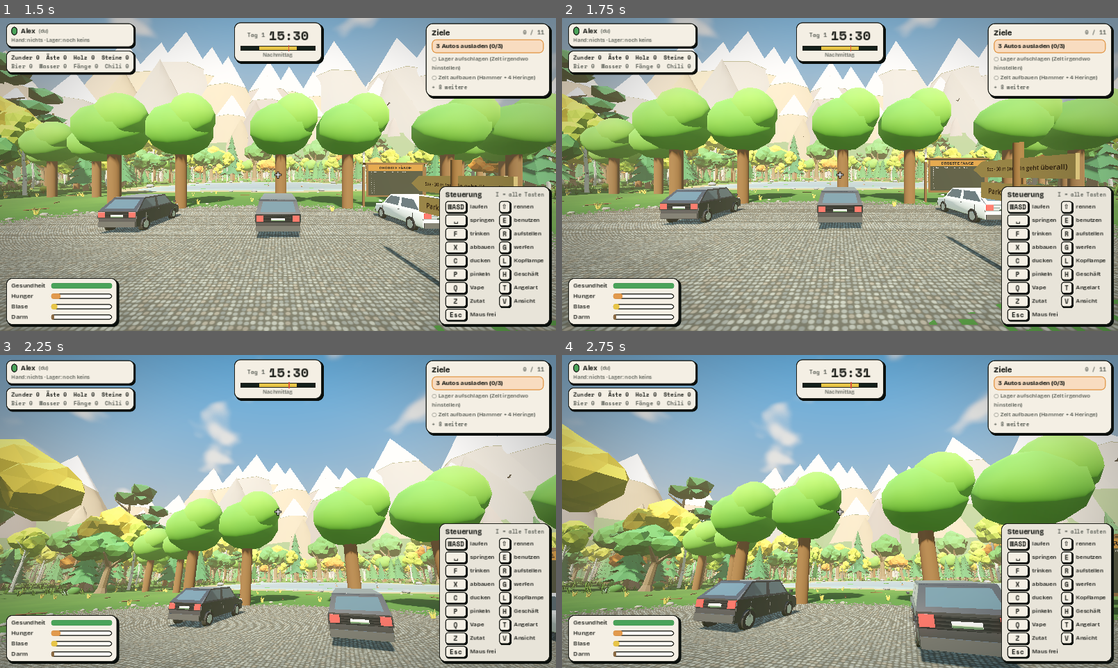
Above: before the commit, frames 1-4 (two rows, left to right).
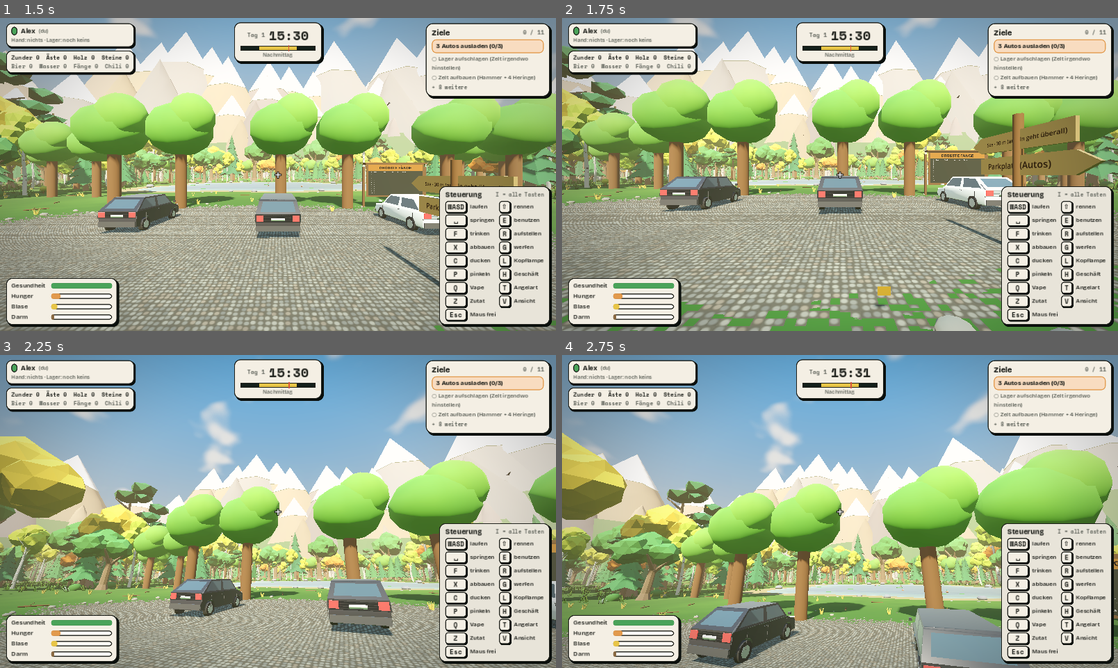
Above: after the commit, the same moments.

Repository: 7ulez/three-in-the-wild
Game: Godot game, scene res://menu.tscn
The game is run twice, just before and just after one commit, with the same random seed, the same clock (stepped at 60 frames per second) and the same inputs.
Inputs (mouse positions are in pixels of both pictures, inside the frame that each line leads up to):
- Up to frame 1 (1.5 s): click (394, 86) at 0.52 s; type "Alex" at 0.6 s; click (372, 230) at 0.75 s; type "12" at 0.83 s; click "SPIEL BETRETEN" at 1.25 s
- Up to frame 2 (1.75 s): no input
- Up to frame 3 (2.25 s): tap Enter at 2 s; move the mouse to (305, 511) at 2.02 s; hold W from 2.03 s (still down); tap T at 2.1 s; click (305, 511) at 2.17 s
- Up to frame 4 (2.75 s): keep holding W; tap Space at 2.27 s

Frame 1 is identical in both runs. In frame 2, 37% of the frame differs, in the area x 0-100%, y 4-100%; in frame 3, 21%; in frame 4, 37%.

Commit message:
Neue Sounds (Schuss, Frosch), Äste/Pilze blockieren Bewegung nicht mehr
Co-Authored-By: Claude Sonnet 5.5 <noreply@anthropic.com>
Claude-Session: https://claude.ai/code/session_01FicyMBshYtiCihkErSPQQ5

Diff:
--- a/mushroom.gd
+++ b/mushroom.gd
@@ -13,6 +13,8 @@
 	cs.shape = bs
 	cs.position.y = 0.2
 	add_child(cs)
+	collision_layer = 2    # nur für den Interaktions-Strahl, man bleibt nicht hängen
+	collision_mask = 0
 	match kind:
 		"gut":
 			for i in range(3):
--- a/pickup.gd
+++ b/pickup.gd
@@ -31,6 +31,8 @@
 		twig.rotation_degrees = Vector3(0, 0, 50)
 	cs.shape = bs
 	add_child(cs)
+	collision_layer = 2    # nur für den Interaktions-Strahl, man bleibt nicht hängen
+	collision_mask = 0
 
 
 func get_prompt() -> String:
Not shown, added: assets/sounds/airgun_1.ogg.import
Not shown, added: assets/sounds/croak_1.ogg.import
Not shown, added: assets/sounds/croak_2.ogg.import
Not shown, added: assets/sounds/croak_3.ogg.import
Not shown, added: assets/sounds/croak_4.ogg.import
Not shown, added: assets/sounds/airgun_1.ogg
Not shown, added: assets/sounds/croak_1.ogg
Not shown, added: assets/sounds/croak_2.ogg
Not shown, added: assets/sounds/croak_3.ogg
Not shown, added: assets/sounds/croak_4.ogg
Not shown, changed: web/index.html
Not shown, changed: web/index.js.gz
(and 3 more such lines)
